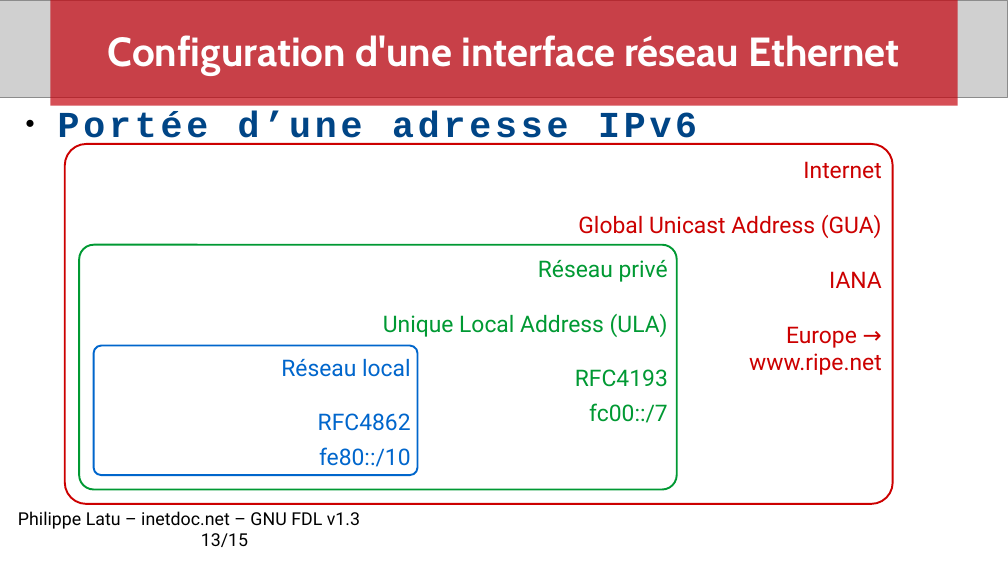
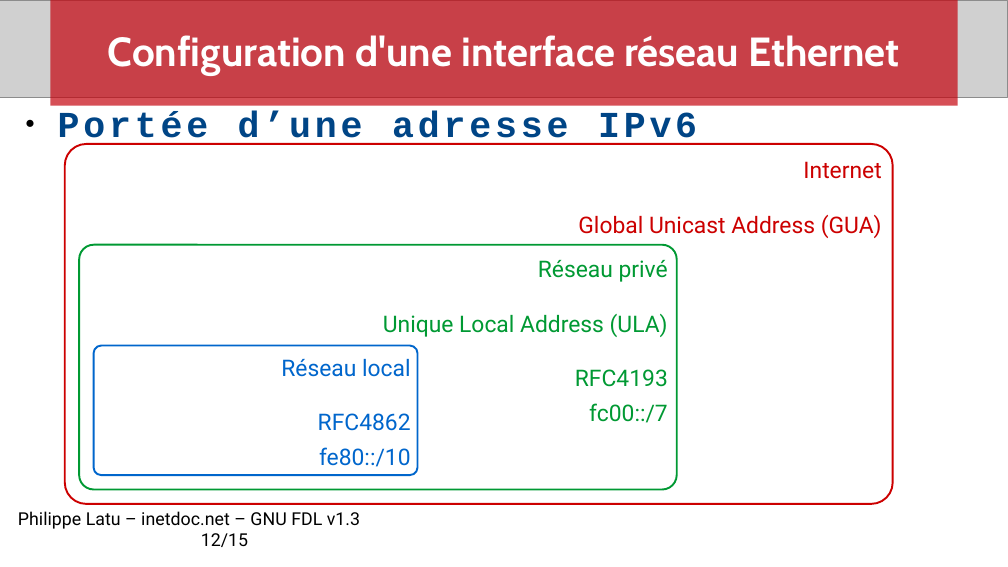
Before and after one commit to platu/inetdoc, a slide deck: slide 12 of travaux_pratiques/config.interface.lan/presentation/conf-intf-lan.odp (slide 13 before the commit). Drawn at 1008x567 pixels with LibreOffice and Linux fonts; fonts in the diff are those of the drawing; grey boxes stand for pictures. Boxes give left, top, right and bottom in pixels: in the first picture for what was removed or moved away, otherwise in the second. Text is boxed around its words. In the diff, an @@ line names an element or a change of style, - is before the commit and + after.

```diff
--- a/travaux_pratiques/config.interface.lan/presentation/conf-intf-lan.odp
+++ b/travaux_pratiques/config.interface.lan/presentation/conf-intf-lan.odp
@@ text in rounded rectangle at bbox=[749, 271, 882, 375]: paragraphs removed @@
-IANA
-Europe →
-www.ripe.net
@@ text at bbox=[18, 511, 360, 547]: text changed @@
-Philippe Latu – inetdoc.net – GNU FDL v1.3 13/15
+Philippe Latu – inetdoc.net – GNU FDL v1.3 12/15
```
Also in this commit, not shown: 7 other slides changed.
